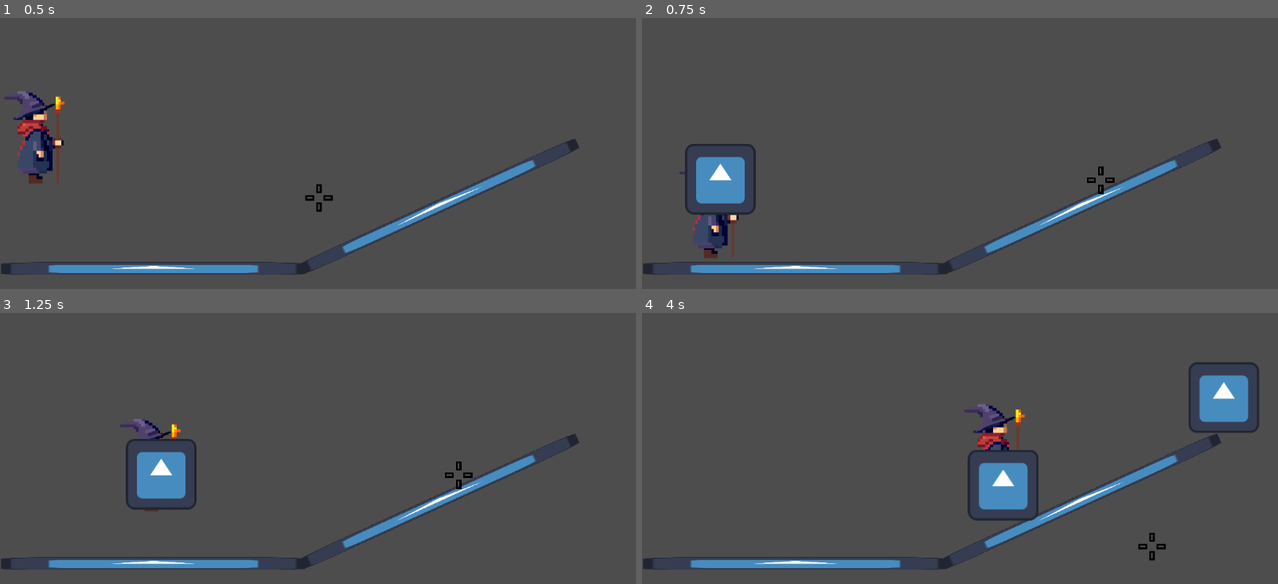
Above: before the commit, frames 1-4 (two rows, left to right).
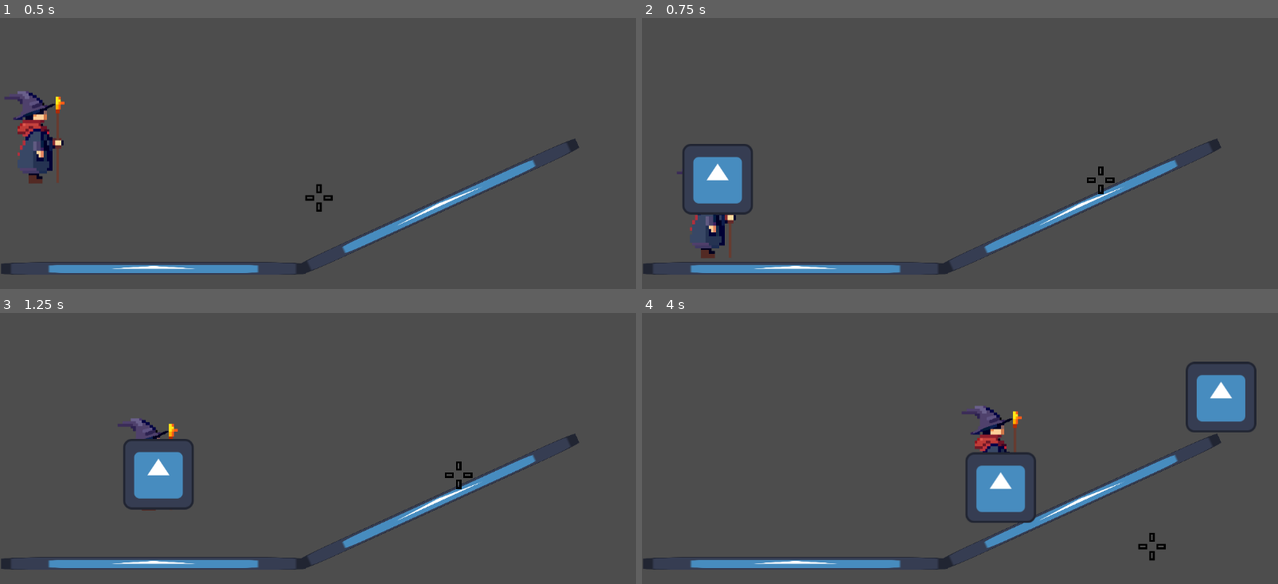
Above: after the commit, the same moments.

Repository: KyattPL/krolestwo-chorona
Game: Godot game, scene res://Scenes/Player/player.tscn
Two runs of this game, one before a commit and one after it. Both use one fixed random seed, a clock stepped at 60 frames per second and the inputs below. The engine's default icon, where the game draws it, is replaced by a stand-in: a white triangle on a blue panel in a dark square.
Inputs (mouse positions are in pixels of both pictures, inside the frame that each line leads up to):
- Up to frame 1 (0.5 s): no input
- Up to frame 2 (0.75 s): move the mouse to (1099, 177) at 0.52 s; hold Right (move_right) from 0.53 s (still down); click (1099, 177) at 0.6 s
- Up to frame 3 (1.25 s): keep holding Right (move_right); tap Space (jump) at 0.77 s; tap 4 (select_earth, bound only after the commit) at 0.8 s
- Up to frame 4 (4 s): move the mouse to (832, 510) at 1.27 s; tap 4 (select_earth, bound only after the commit) at 1.35 s; tap Space (jump) at 1.52, 3.02, 3.77 s; tap 1 (select_fire, bound only after the commit) at 1.55, 2.1 s; move the mouse to (1023, 413) at 2.02 s; release Right (move_right) at 2.03 s; hold Left (move_left) 2.03-2.78 s; tap 3 (select_lightning, bound only after the commit) at 2.3, 2.85 s; move the mouse to (928, 562) at 2.77 s; hold Right (move_right) from 2.78 s (still down); tap 2 (select_water, bound only after the commit) at 3.05, 3.6 s; move the mouse to (1150, 546) at 3.52 s; click (1150, 546) at 3.8 s

Frame 1 is identical in both runs. In frame 2, 1.0% of the frame differs, in the area x 5-18%, y 46-89%; in frame 3, 0.8%; in frame 4, 2.2%, in the area x 50-97%, y 17-78%.

Commit message:
Added 4 different spells

Diff:
--- a/Scenes/Player/Root.gd
+++ b/Scenes/Player/Root.gd
@@ -3,10 +3,24 @@
 @export var bulletSpeed: int = 300
 @export var bulletScene: PackedScene
 
+enum SPELL { NONE, FIRE, WATER, LIGHTNING, EARTH }
+
 func shoot():
-	var shoot = Input.is_action_just_pressed('shoot')
+	var isShot = Input.is_action_just_pressed('shoot')
 
-	if shoot:
+	if isShot:
+
+		# idk chyba 4 osobne sceny dla każdego spella
+		# (choć ulepszenia w drzewku też mają to zmieniać to nwm)
+		match $Player.selectedSpell:
+			SPELL.FIRE:
+				# fireBall.instantiate()
+				# position i velocity tak jak niżej i dodawane do sceny
+				# tylko jak z tymi ulepszeniami hmmmmm
+				pass
+			_:
+				pass
+
 		var newBullet: CharacterBody2D = bulletScene.instantiate()
 		var mousePos = $Player.get_local_mouse_position().normalized()
 		newBullet.position = $Player.position
--- a/Scenes/Player/player.gd
+++ b/Scenes/Player/player.gd
@@ -2,10 +2,35 @@
 
 @export var jump_speed: int = -400
 @export var run_speed: int = 300
+@export var joystick_sens: int = 700
 
 # Get the gravity from the project settings to be synced with RigidBody nodes.
 var gravity = ProjectSettings.get_setting("physics/2d/default_gravity")
 var jumping = false
+enum SPELLS { NONE, FIRE, WATER, LIGHTNING, EARTH }
+var selectedSpell: SPELLS = SPELLS.NONE
+
+func select_spell():
+	if Input.is_action_just_pressed("select_fire"):
+		selectedSpell = SPELLS.FIRE if selectedSpell != SPELLS.FIRE else SPELLS.NONE
+	if Input.is_action_just_pressed("select_water"):
+		selectedSpell = SPELLS.WATER if selectedSpell != SPELLS.WATER else SPELLS.NONE
+	if Input.is_action_just_pressed("select_lightning"):
+		selectedSpell = SPELLS.LIGHTNING if selectedSpell != SPELLS.LIGHTNING else SPELLS.NONE
+	if Input.is_action_just_pressed("select_earth"):
+		selectedSpell = SPELLS.EARTH if selectedSpell != SPELLS.EARTH else SPELLS.NONE
+
+func joystick_aim(delta):
+	var direction: Vector2
+	direction.x = Input.get_action_strength("aim_right") - Input.get_action_strength("aim_left")
+	direction.y = Input.get_action_strength("aim_down") - Input.get_action_strength("aim_up")
+
+	if abs(direction.x) == 1 and abs(direction.y) == 1:
+		direction = direction.normalized()
+
+	var movement = joystick_sens * direction * delta
+	if (movement):
+		get_viewport().warp_mouse(get_global_mouse_position() + movement)
 
 func get_input():
 	velocity.x = 0
@@ -22,8 +47,6 @@
 		velocity.x -= run_speed
 
 func _physics_process(delta):
-	get_input()
-	# shoot()
 	velocity.y += gravity * delta
 	if jumping and is_on_floor():
 		jumping = false
@@ -31,6 +54,9 @@
 	move_and_slide()
 
 func _process(delta):
+	select_spell()
+	joystick_aim(delta)
+	get_input()
 	$AnimatedSprite2D.flip_h = velocity.x < 0
 
 func _ready():
--- a/project.godot
+++ b/project.godot
@@ -44,6 +44,51 @@
 shoot={
 "deadzone": 0.5,
 "events": [Object(InputEventMouseButton,"resource_local_to_scene":false,"resource_name":"","device":-1,"window_id":0,"a …(240 unchanged characters)…
+, Object(InputEventJoypadMotion,"resource_local_to_scene":false,"resource_name":"","device":-1,"axis":5,"axis_value":1.0,"script":null)
+]
+}
+select_fire={
+"deadzone": 0.5,
+"events": [Object(InputEventKey,"resource_local_to_scene":false,"resource_name":"","device":-1,"window_id":0,"alt_pressed":false,"shift_pressed":false,"ctrl_pressed":false,"meta_pressed":false,"pressed":false,"keycode":0,"physical_keycode":49,"key_label":0,"unicode":49,"echo":false,"script":null)
+, Object(InputEventJoypadButton,"resource_local_to_scene":false,"resource_name":"","device":-1,"button_index":11,"pressure":0.0,"pressed":true,"script":null)
+]
+}
+select_water={
+"deadzone": 0.5,
+"events": [Object(InputEventKey,"resource_local_to_scene":false,"resource_name":"","device":-1,"window_id":0,"alt_pressed":false,"shift_pressed":false,"ctrl_pressed":false,"meta_pressed":false,"pressed":false,"keycode":0,"physical_keycode":50,"key_label":0,"unicode":50,"echo":false,"script":null)
+, Object(InputEventJoypadButton,"resource_local_to_scene":false,"resource_name":"","device":-1,"button_index":13,"pressure":0.0,"pressed":true,"script":null)
+]
+}
+select_lightning={
+"deadzone": 0.5,
+"events": [Object(InputEventKey,"resource_local_to_scene":false,"resource_name":"","device":-1,"window_id":0,"alt_pressed":false,"shift_pressed":false,"ctrl_pressed":false,"meta_pressed":false,"pressed":false,"keycode":0,"physical_keycode":51,"key_label":0,"unicode":51,"echo":false,"script":null)
+, Object(InputEventJoypadButton,"resource_local_to_scene":false,"resource_name":"","device":-1,"button_index":14,"pressure":0.0,"pressed":true,"script":null)
+]
+}
+select_earth={
+"deadzone": 0.5,
+"events": [Object(InputEventKey,"resource_local_to_scene":false,"resource_name":"","device":-1,"window_id":0,"alt_pressed":false,"shift_pressed":false,"ctrl_pressed":false,"meta_pressed":false,"pressed":false,"keycode":0,"physical_keycode":52,"key_label":0,"unicode":52,"echo":false,"script":null)
+, Object(InputEventJoypadButton,"resource_local_to_scene":false,"resource_name":"","device":-1,"button_index":12,"pressure":0.0,"pressed":true,"script":null)
+]
+}
+aim_left={
+"deadzone": 0.5,
+"events": [Object(InputEventJoypadMotion,"resource_local_to_scene":false,"resource_name":"","device":-1,"axis":2,"axis_value":-1.0,"script":null)
+]
+}
+aim_up={
+"deadzone": 0.5,
+"events": [Object(InputEventJoypadMotion,"resource_local_to_scene":false,"resource_name":"","device":-1,"axis":3,"axis_value":-1.0,"script":null)
+]
+}
+aim_right={
+"deadzone": 0.5,
+"events": [Object(InputEventJoypadMotion,"resource_local_to_scene":false,"resource_name":"","device":-1,"axis":2,"axis_value":1.0,"script":null)
+]
+}
+aim_down={
+"deadzone": 0.5,
+"events": [Object(InputEventJoypadMotion,"resource_local_to_scene":false,"resource_name":"","device":-1,"axis":3,"axis_value":1.0,"script":null)
 ]
 }
 
